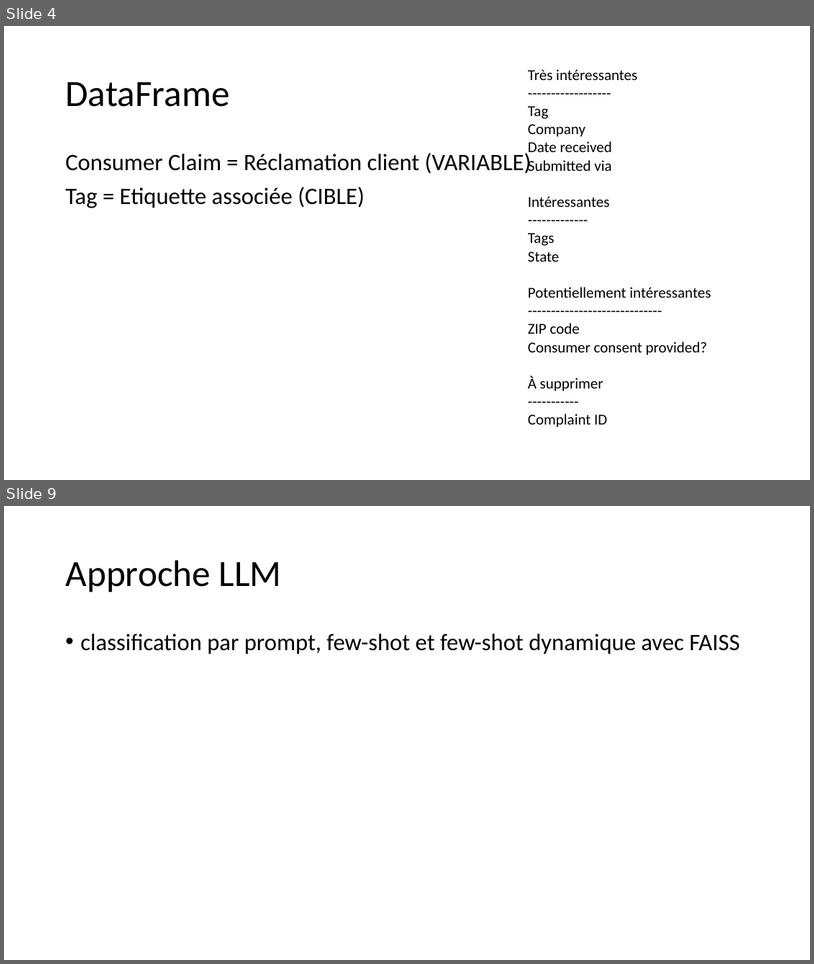
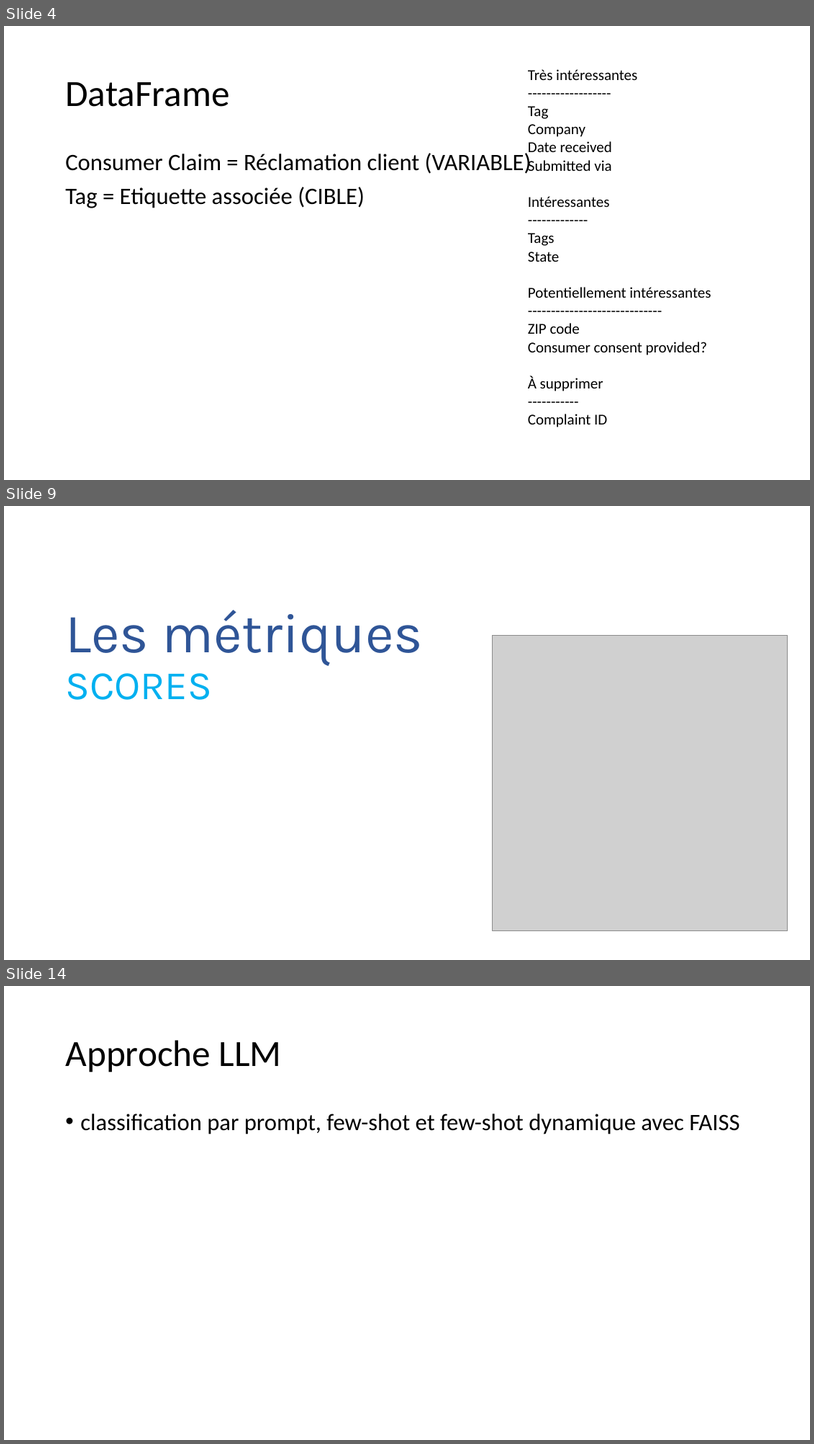
Before and after one commit to Ace4teaM/OCR-ZenAssist, a slide deck: Présentation.pptx. Shown one above the other, each under a label of ours: slides 4 and 9 before the commit, slides 4, 9 and 14 after it; the slides between them are not shown. The pictures are 814x964 and 814x1444 pixels, drawn with LibreOffice and Linux fonts; fonts in the diff are those of the drawing; grey boxes stand for pictures. Boxes give left, top, right and bottom in pixels: in the first picture for what was removed or moved away, otherwise in the second. Text is boxed around its words. In the diff, an @@ line names an element or a change of style, - is before the commit and + after.

```diff
--- a/Présentation.pptx
+++ b/Présentation.pptx
@@ slide 9 added at box(4, 506, 810, 960), background #FFFFFF @@
@@ title added at box(65, 610, 424, 700), 66 pt, text #2F5597 @@
+Les métriques
+SCORES
@@ picture added at box(493, 636, 788, 931) @@
@@ what was slide 9 is now slide 14 @@
```
Also in this commit, not shown: 3 slides changed, 10 other slides added, 2 slides removed, 6 other files.
